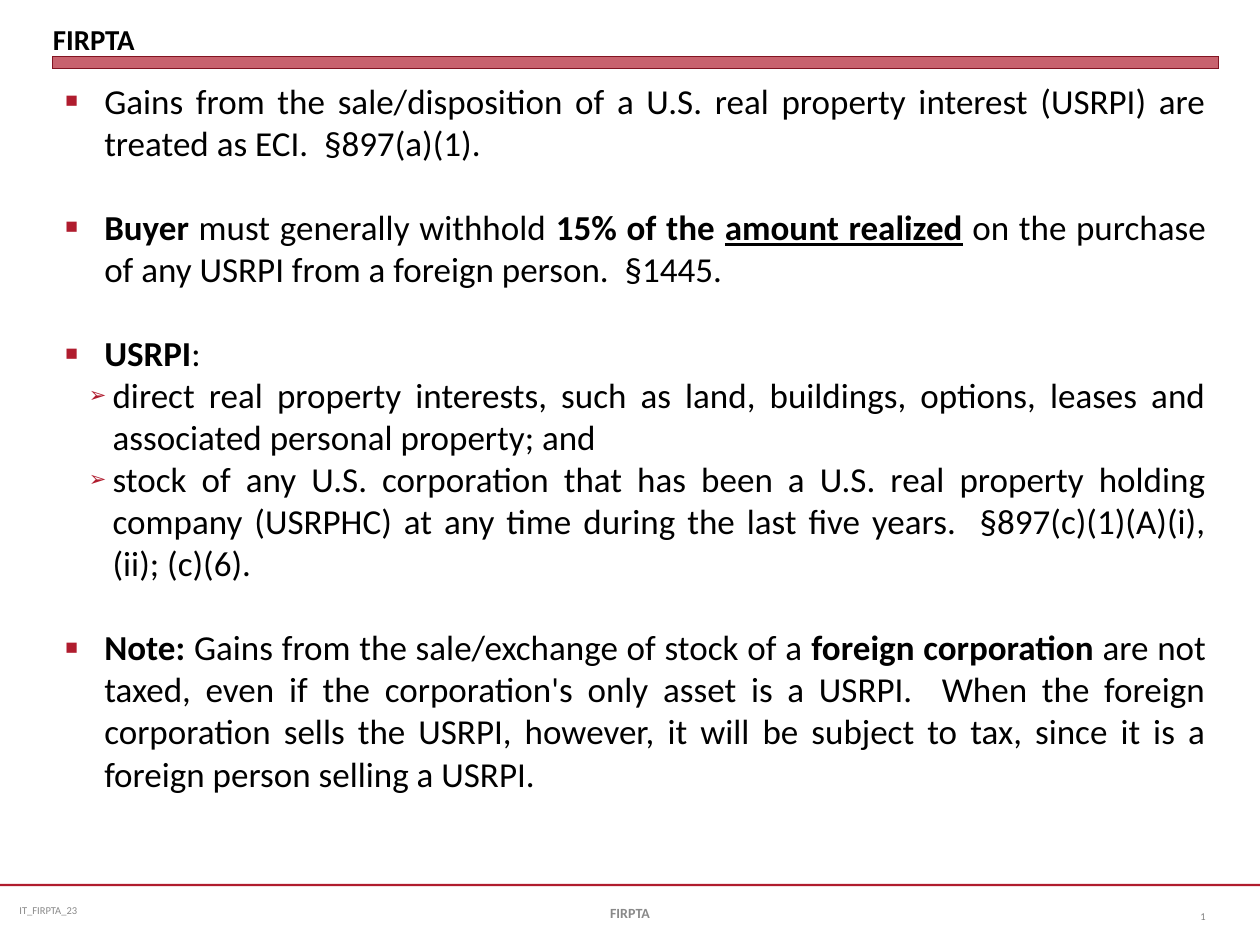
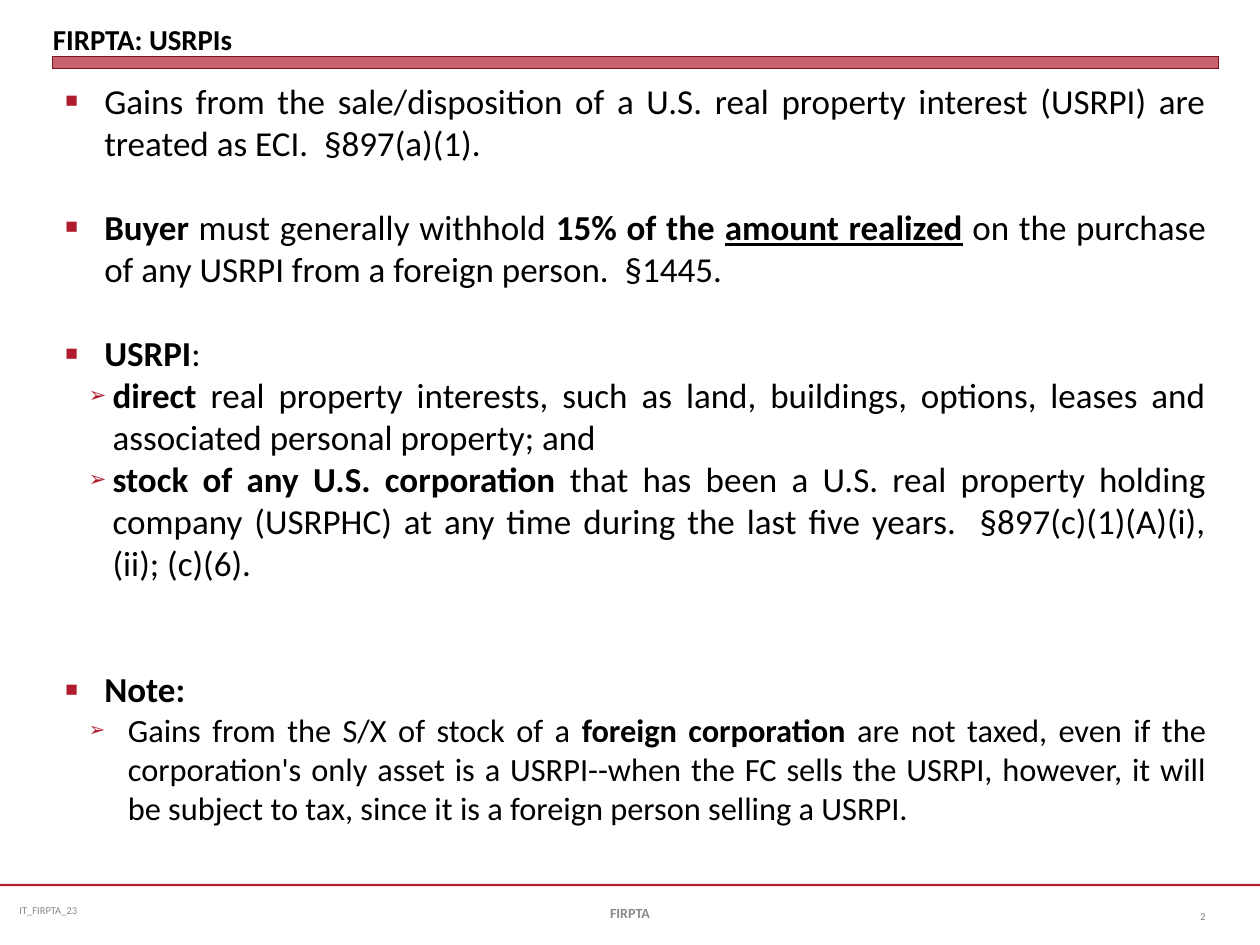
Before and after one commit to jmc877/International-Tax, a slide deck: slide 2 of slides/IT_Slides_FIRPTA_23.pptx (slide 1 before the commit). Drawn at 1260x945 pixels with LibreOffice and Linux fonts; fonts in the diff are those of the drawing. Boxes give left, top, right and bottom in pixels: in the first picture for what was removed or moved away, otherwise in the second. Text is boxed around its words. In the diff, an @@ line names an element or a change of style, - is before the commit and + after.

```diff
--- a/slides/IT_Slides_FIRPTA_23.pptx
+++ b/slides/IT_Slides_FIRPTA_23.pptx
@@ title at <box>53,31,232,57</box>: text changed @@
-FIRPTA
+FIRPTA: USRPIs
@@ text at <box>113,383,1205,581</box>: bold on in "direct", "stock of any U.S. corporation" @@
@@ text at <box>104,679,1206,826</box>: text changed; size 20 to 18.5 pt @@
-■ Note: Gains from the sale/exchange of stock of a foreign corporation are not taxed, even if the corporation's only asset is a USRPI. When the foreign corporation sells the USRPI, however, it will be subject to tax, since it is a foreign person selling a USRPI.
+■ Note:
+  ➢ Gains from the S/X of stock of a foreign corporation are not taxed, even if the corporation's only asset is a USRPI--when the FC sells the USRPI, however, it will be subject to tax, since it is a foreign person selling a USRPI.
```
Also in this commit, not shown: 7 other slides changed, 3 slides added, 3 other files.
